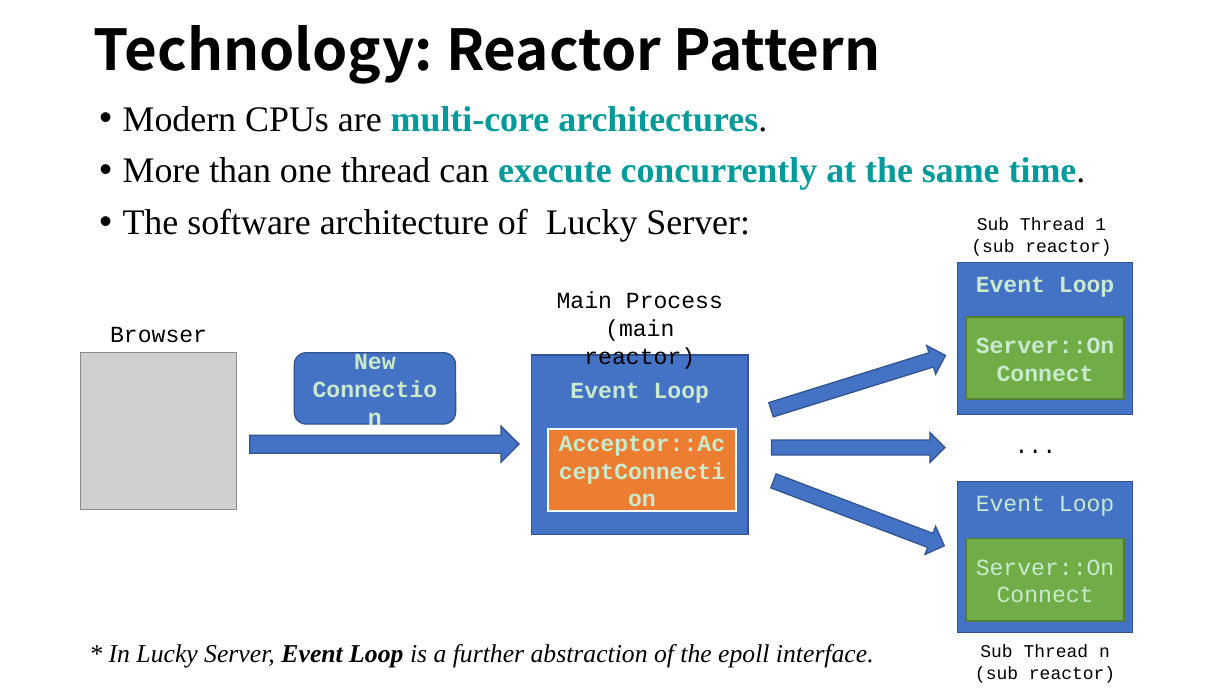
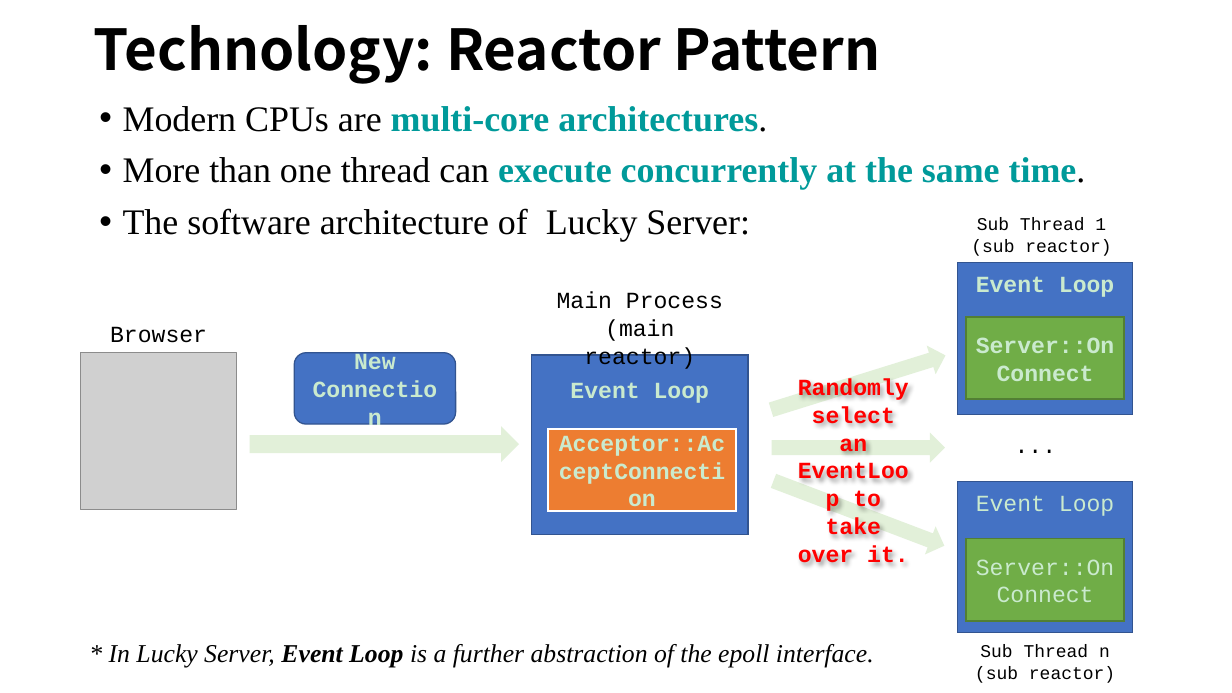
Before and after one commit to WU-SUNFLOWER/LuckyServer, a slide deck: slide 6 of docs/LuckyServer.pptx. Drawn at 1232x693 pixels with LibreOffice and Linux fonts; fonts in the diff are those of the drawing; grey boxes stand for pictures. Boxes give left, top, right and bottom in pixels: in the first picture for what was removed or moved away, otherwise in the second. Text is boxed around its words. In the diff, an @@ line names an element or a change of style, - is before the commit and + after.

```diff
--- a/docs/LuckyServer.pptx
+++ b/docs/LuckyServer.pptx
@@ text added at <box>798,379,909,566</box>, 18 pt, text #FF0000, bold @@
+Randomly select an EventLoop to take over it.
@@ fill #4472C4 to #E2F0D9; outline #325491 1 pt to none in 4 elements at <box>250,426,518,462</box>, <box>767,341,950,424</box>, <box>772,433,945,462</box>, <box>769,467,950,559</box> @@
```
Also in this commit, not shown: 1 other slide changed.
